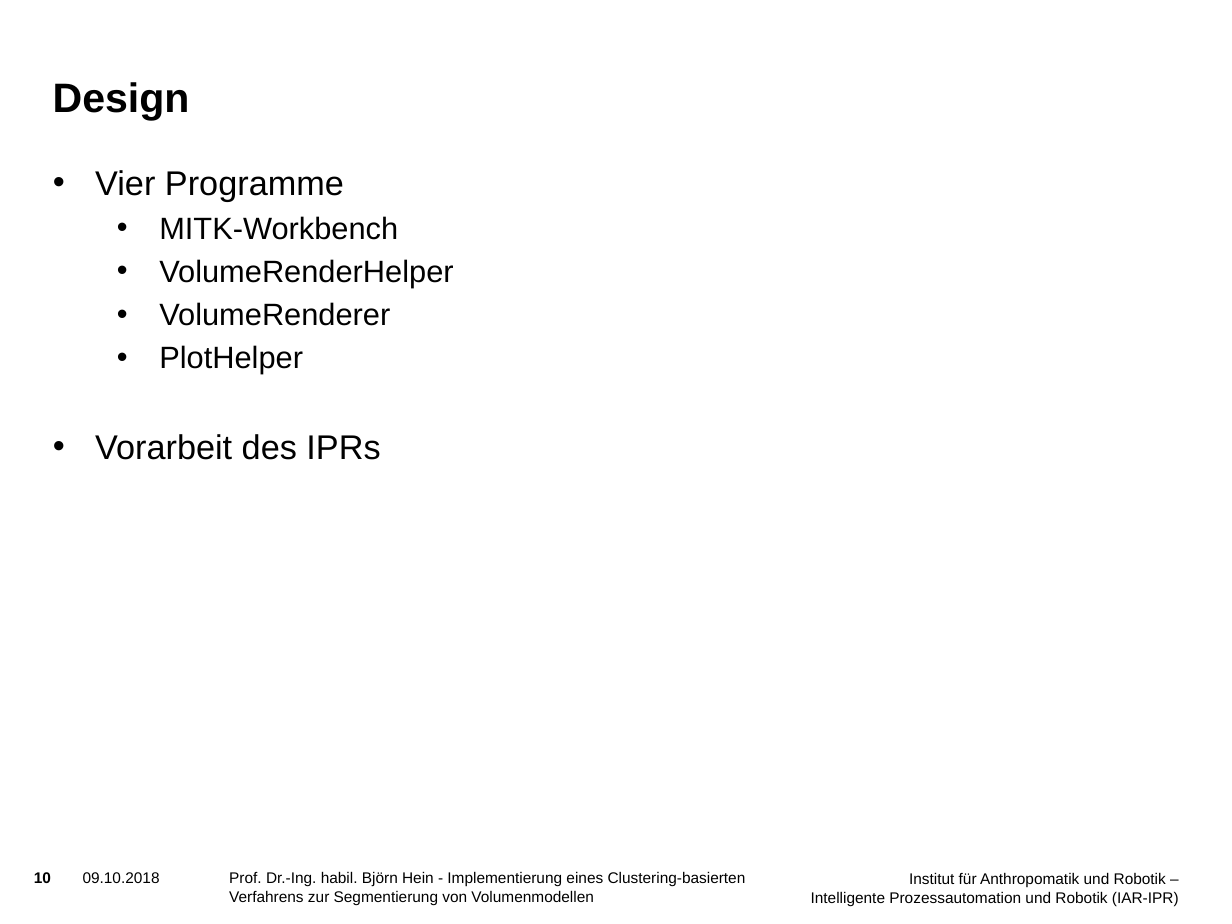
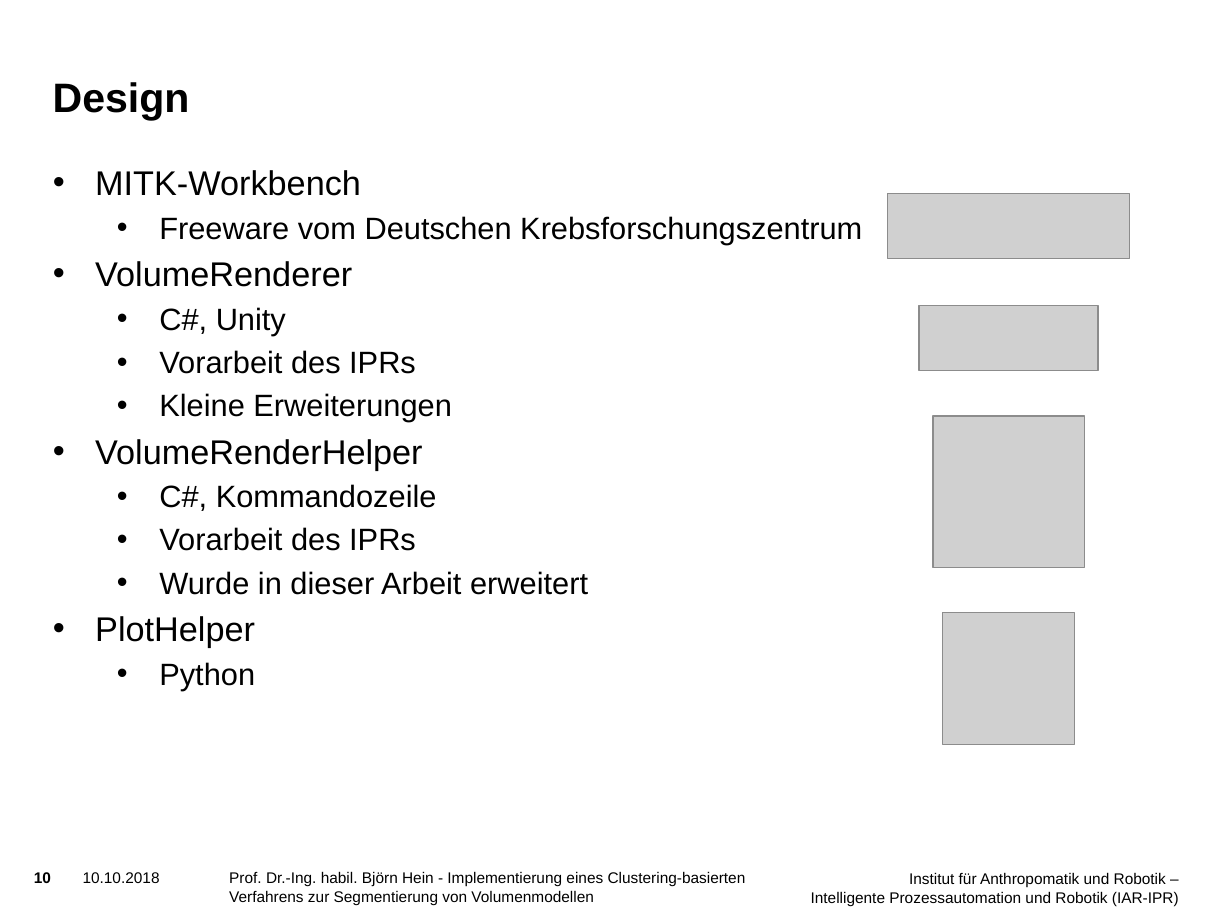
Before and after one commit to SchiriSchaf/Bachelorarbeit, a slide deck: slide 10 of Vortrag/Präsentation.pptx. Drawn at 1232x924 pixels with LibreOffice and Linux fonts; fonts in the diff are those of the drawing; grey boxes stand for pictures; background and template pictures are left out. Boxes give left, top, right and bottom in pixels: in the first picture for what was removed or moved away, otherwise in the second. Text is boxed around its words. In the diff, an @@ line names an element or a change of style, - is before the commit and + after.

```diff
--- a/Vortrag/Präsentation.pptx
+++ b/Vortrag/Präsentation.pptx
@@ text at (95,170,344,202): paragraph removed @@
-• Vier Programme
@@ text at (95,170,422,647): size 18 to 20 pt in "MITK-Workbench", "VolumeRenderHelper", "PlotHelper"; list level 2 to 1 in "MITK-Workbench"; list level 2 to 1 in "VolumeRenderHelper"; list level 2 to 1 in "PlotHelper" @@
@@ picture added at (887,193,1129,259) @@
@@ text at (95,216,862,422): paragraphs added @@
+  • Freeware vom Deutschen Krebsforschungszentrum
+• VolumeRenderer
+  • C#, Unity
+  • Vorarbeit des IPRs
+  • Kleine Erweiterungen
@@ picture added at (919,306,1098,371) @@
@@ picture added at (933,416,1084,568) @@
@@ text at (159,484,588,595): text changed @@
-  • VolumeRenderer
+  • C#, Kommandozeile
+  • Vorarbeit des IPRs
+  • Wurde in dieser Arbeit erweitert
@@ picture added at (942,612,1074,744) @@
@@ text at (159,662,255,690): text changed; size 20 to 18 pt @@
-• Vorarbeit des IPRs
+  • Python
@@ text at (83,872,160,883): text changed @@
-09.10.2018
+10.10.2018
```
Also in this commit, not shown: 22 other slides changed.
